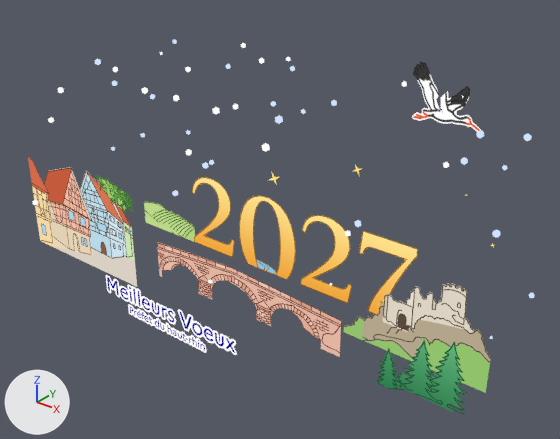
Before and after pictures for a commit that changed the glTF model assets/carte-sans-feux.glb.
Both versions are drawn from a 50 mm lens placed at (0.802, -0.941, 0.731), pointed at (0.047, 0.003, 0.146). Every picture has the same lights, and +X, +Y and +Z are marked at lower left. The first picture is the older version. Both versions are drawn at frame 195 of the action 'Scene'; the numbers are the values there.

Before the edit, the objects in view are built like this:
```python
ob_chateau = bpy.data.objects.new('chateau', me_chateau_plan)
ob_chateau.parent = ob_carte_popup
ob_chateau.location = (0.337, -0.0333, 0.0022)
ob_chateau.rotation_euler = (1.571, 0.0, 0.0)  # degrees (90, 0, 0)
ob_chiffre_0 = bpy.data.objects.new('chiffre_0', me_chiffre_0_plan)
ob_chiffre_0.parent = ob_carte_popup
ob_chiffre_0.location = (-0.0191, 0.0453, 0.001)
ob_chiffre_0.rotation_euler = (1.571, 0.0, 0.0)  # degrees (90, 0, 0)
ob_chiffre_2a = bpy.data.objects.new('chiffre_2a', me_chiffre_2a_plan)
ob_chiffre_2a.parent = ob_carte_popup
ob_chiffre_2a.location = (-0.155, 0.0453, 0.0007)
ob_chiffre_2a.rotation_euler = (1.571, 0.0, 0.0)  # degrees (90, 0, 0)
ob_chiffre_2b = bpy.data.objects.new('chiffre_2b', me_chiffre_2b_plan)
ob_chiffre_2b.parent = ob_carte_popup
ob_chiffre_2b.location = (0.117, 0.0453, 0.0013)
ob_chiffre_2b.rotation_euler = (1.571, 0.0, 0.0)  # degrees (90, 0, 0)
ob_chiffre_7 = bpy.data.objects.new('chiffre_7', me_chiffre_7_plan)
ob_chiffre_7.parent = ob_carte_popup
ob_chiffre_7.location = (0.238, 0.0453, 0.0016)
ob_chiffre_7.rotation_euler = (1.571, 0.0, 0.0)  # degrees (90, 0, 0)
ob_cigogne = bpy.data.objects.new('Cigogne', None)
ob_cigogne.parent = ob_carte_popup
ob_cigogne.location = (0.242, 0.201, 0.332)
ob_cigogne.rotation_euler = (1.571, 0.0, 2.821)  # degrees (90, 0, 162)
ob_cigogne.scale = (2.2, 2.2, 2.2)
ob_etoile_3 = bpy.data.objects.new('Etoile_3', me_etoile)
ob_etoile_3.parent = ob_etoiles
ob_etoile_3.location = (0.02, 0.02, 0.21)
ob_etoile_3.rotation_euler = (0.0, -2.029, 0.0)  # degrees (0, -116, 0)
ob_etoile_3.scale = (0.91, 0.91, 0.91)
ob_feuilles = bpy.data.objects.new('feuilles', me_feuilles_plan)
ob_feuilles.parent = ob_carte_popup
ob_feuilles.location = (-0.407, 0.0148, 0.0019)
ob_feuilles.rotation_euler = (1.571, -0.0349, 0.0)  # degrees (90, -2, 0)
ob_vignes = bpy.data.objects.new('vignes', me_vignes_plan)
ob_vignes.parent = ob_carte_popup
ob_vignes.location = (-0.283, 0.0474, 0.0004)
ob_vignes.rotation_euler = (1.571, 0.0, 0.0)  # degrees (90, 0, 0)
# also in view: 'texte' at (-0.009, -0.221, 0.035); 'maisons' at (-0.31, -0.149, 0.104); 'sapin_1' at (0.349, -0.115, 0.038); 'sapins_2' at (0.409, -0.102, 0.061); 'cigogne_aile_avant' at (0.252, 0.205, 0.351)
```
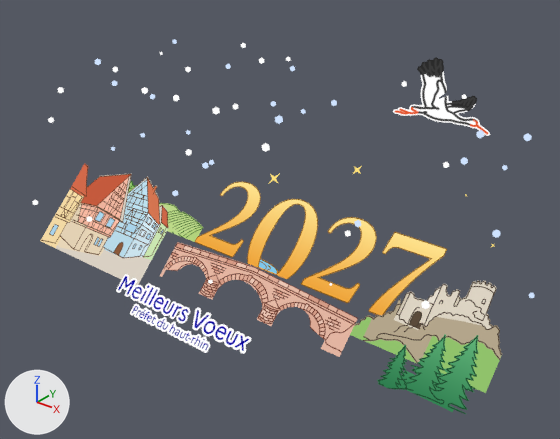
ob_cigogne is not drawn itself; it is the parent of ob_cigogne_aile_arriere, ob_cigogne_aile_avant, ob_cigogne_corps.

The edits, one by one:
Object 'chateau' (ob_chateau) turns from (90, 0, 0) to (45, 0, 0) degrees about x, y and z.
Object 'chiffre_0' (ob_chiffre_0) turns from (90, 0, 0) to (45, 0, 0) degrees about x, y and z.
Object 'chiffre_2a' (ob_chiffre_2a) turns from (90, 0, 0) to (45, 0, 0) degrees about x, y and z.
Object 'chiffre_2b' (ob_chiffre_2b) turns from (90, 0, 0) to (45, 0, 0) degrees about x, y and z.
Object 'chiffre_7' (ob_chiffre_7) turns from (90, 0, 0) to (45, 0, 0) degrees about x, y and z.
Object 'Cigogne' (ob_cigogne) turns from (90, 0, 162) to (-46, -167, 13) degrees about x, y and z.
Object 'Etoile_3' (ob_etoile_3) turns from (0, -116, 0) to (-24, 39, -125) degrees about x, y and z.
Object 'feuilles' (ob_feuilles) turns from (90, -2, 0) to (45, -2, 0) degrees about x, y and z.
Object 'maisons' (ob_maisons) turns from (90, 0, 0) to (45, 0, 0) degrees about x, y and z.
Object 'pont' (ob_pont) turns from (90, 0, 0) to (45, 0, 0) degrees about x, y and z.
Object 'sapin_1' (ob_sapin_1) turns from (90, -1.9, 0) to (45, -1.9, 0) degrees about x, y and z.
Object 'sapins_2' (ob_sapins_2) turns from (90, 1.8, 0) to (45, 1.8, 0) degrees about x, y and z.
Object 'texte' (ob_texte) turns from (90, 0, 0) to (45, 0, 0) degrees about x, y and z.
Object 'vignes' (ob_vignes) turns from (90, 0, 0) to (45, 0, 0) degrees about x, y and z.

Location of each change, (x1, y1, x2, y2) in pixels of the pictures (560 x 439 px):
'maisons', turned: before (28, 157, 137, 287); after (40, 163, 169, 286)
'chateau', turned: before (344, 283, 491, 393); after (350, 281, 502, 393)
'pont', turned: before (157, 242, 341, 357); after (160, 242, 358, 357)
'texte', turned: before (106, 275, 237, 355); after (116, 274, 251, 354)
'chiffre_0', turned: before (239, 195, 296, 279); after (247, 199, 318, 279)
'sapins_2', turned: before (397, 339, 467, 415); after (400, 334, 479, 414)
'chiffre_2b', turned: before (301, 215, 352, 303); after (301, 217, 377, 303)
'chiffre_7', turned: before (359, 231, 418, 314); after (368, 232, 447, 316)
'chiffre_2a', turned: before (192, 177, 235, 257); after (195, 181, 261, 257)
'vignes', turned: before (144, 202, 195, 242); after (159, 203, 203, 242)
'cigogne_aile_arriere', turned: before (413, 61, 443, 116); after (416, 57, 447, 114)
'cigogne_corps', turned: before (412, 108, 481, 132); after (393, 104, 490, 136)
'sapin_1', turned: before (376, 348, 405, 390); after (377, 344, 407, 390)
'cigogne_aile_avant', turned: before (440, 86, 470, 115); after (439, 96, 477, 115)
'feuilles', turned (mostly hidden afterwards): before (96, 175, 134, 212); after (128, 181, 137, 193)
'Etoile_3', turned: before (269, 171, 279, 185); after (268, 173, 280, 184)
